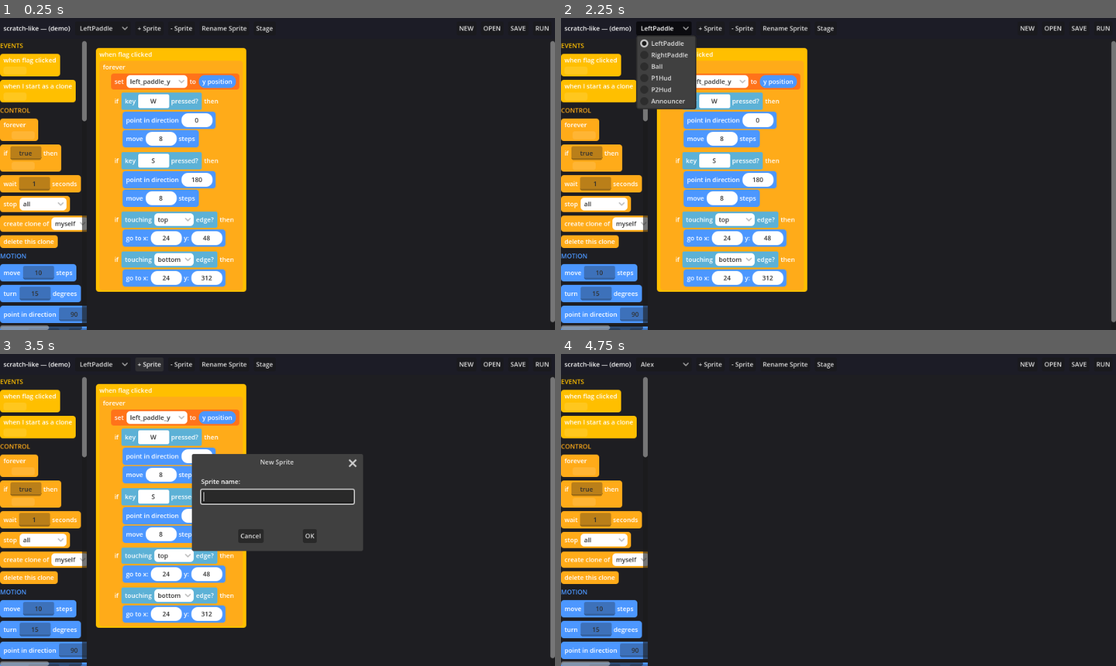
Above: before the commit, frames 1-4 (two rows, left to right).
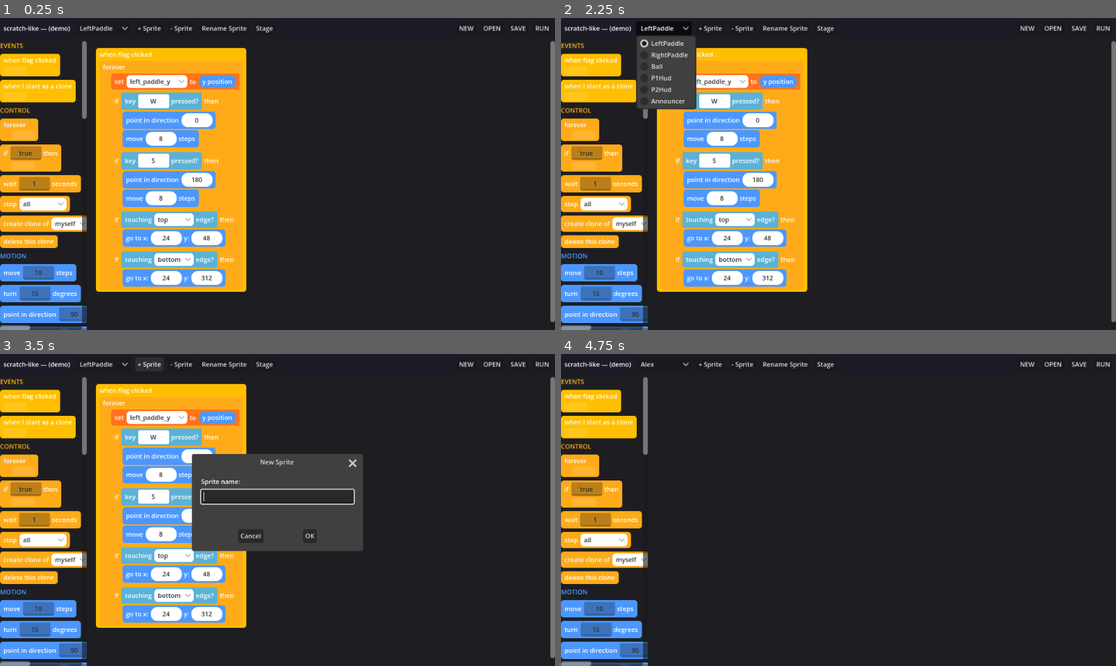
Above: after the commit, the same moments.

Repository: nedink/scratch-like
Game: Godot game, scene res://editor.tscn
The game is run twice, just before and just after one commit, with the same random seed, the same clock (stepped at 60 frames per second) and the same inputs.
Inputs (mouse positions are in pixels of both pictures, inside the frame that each line leads up to):
- Up to frame 1 (0.25 s): no input
- Up to frame 2 (2.25 s): click "NEW" at 0.5 s; click "NEW" at 1.25 s; click "LeftPaddle" at 2 s
- Up to frame 3 (3.5 s): click "+ Sprite" at 2.75 s
- Up to frame 4 (4.75 s): click (838, 497) at 3.52 s; type "Alex" at 3.6 s; click "OK" at 4.25 s

The runs differ from the first frame. In frame 1, less than 0.1% of the frame differs, in the area x 5-16%, y 31-100%; in frame 2, less than 0.1%; in frame 3, less than 0.1%; in frame 4, less than 0.1%.

Commit message:
M41: animation blocks — tween a variable over time (linear / ease-in / ease-out)
Add an `animate {name} to {value} over {seconds} secs {easing}` statement (new
"animation" palette category) that smoothly interpolates a variable from its
current value to a target over a duration. `{name}` is a data-scoped variables
dropdown (the set_var/variable source, so no editor change), `{easing}` a
fixed-choice dropdown.

`_on_animate` is a wait_seconds-style coroutine: snapshots start+target, then
each fixed physics tick writes lerpf(start, target, _ease_fraction(easing, t))
through _set_variable. Blocks the script for the duration and polls the
Stage/_alive flags so a stop unwinds it mid-tween (snaps onto the target only on
completion). Easing: linear t, ease-in t^2, ease-out 1-(1-t)^2.

Pure interpreter.gd + block_view.gd (the M37 camera-block shape) — one opcode,
no block-data-shape change, no editor change.

Co-Authored-By: Claude Opus 4.8 (1M context) <noreply@anthropic.com>

Diff:
--- a/scripts/block_view.gd
+++ b/scripts/block_view.gd
@@ -59,6 +59,7 @@
 	"operators": Color("#59c059"),
 	"custom": Color("#ff6680"),
 	"camera": Color("#0fbd8c"),
+	"animation": Color("#cf63cf"),
 	"unknown": Color("#7f7f7f"),
 }
 
@@ -216,11 +217,20 @@
 	"change_camera": {"category": "camera", "kind": "statement", "template": "change camera by x: {dx} y: {dy}", "defaults": {"dx": 0, "dy": 0}},
 	"camera_follow": {"category": "camera", "kind": "statement", "template": "camera follow {name}", "defaults": {"name": "Ball"}, "data_enums": {"name": "sprites"}},
 	"camera_stop_following": {"category": "camera", "kind": "statement", "template": "camera stop following", "defaults": {}},
+
+	# Animation (M41): smoothly interpolate a variable's value over time. `animate {name} to {value}
+	# over {seconds} secs {easing}` is a single statement that blocks for its duration (like wait /
+	# Scratch glide) while tweening the named variable from its current value to {value}. `{name}` is a
+	# data-scoped dropdown of the project's variables (the set_var/variable "variables" source — no new
+	# resolver), and `{easing}` is a fixed-choice dropdown of the interpolation curves. The interpreter
+	# owns the tween (_on_animate / _ease_fraction); this is a plain {opcode, inputs} statement, so
+	# persistence (M22) and RUN (M10) carry it untouched.
+	"animate": {"category": "animation", "kind": "statement", "template": "animate {name} to {value} over {seconds} secs {easing}", "defaults": {"name": "p1_score", "value": 100, "seconds": 1, "easing": "linear"}, "data_enums": {"name": "variables"}, "enums": {"easing": ["linear", "ease in", "ease out"]}},
 }
 
 ## Category display order for the palette (operators are all reporters, so that group is
 ## empty after filtering and simply produces no chips).
-const PALETTE_CATEGORY_ORDER := ["events", "control", "motion", "looks", "sensing", "variables", "operators", "camera"]
+const PALETTE_CATEGORY_ORDER := ["events", "control", "motion", "animation", "looks", "sensing", "variables", "operators", "camera"]
 
 
 ## A vertical run of blocks (a sprite's whole script, a hat's body, or a C-block's
--- a/scripts/interpreter.gd
+++ b/scripts/interpreter.gd
@@ -96,6 +96,7 @@
 		"wait_seconds": _on_wait_seconds,
 		"set_var": _on_set_var,
 		"change_var": _on_change_var,
+		"animate": _on_animate,
 		"say": _on_say,
 		"stop": _on_stop,
 		"create_clone": _on_create_clone,
@@ -321,6 +322,54 @@
 	_set_variable(name, float(_get_variable(name)) + float(_value(block, "by")))
 
 
+## animate: smoothly interpolate variable `name` from its current value to `value` over `seconds`,
+## one step per physics tick, using the chosen easing curve. Like `wait_seconds` (and Scratch's glide)
+## it **blocks the calling script for the duration** — the blocks after it run only once the animation
+## finishes — and it yields on the fixed physics tick the same way `forever` does, so the script never
+## freezes the engine and the value advances at a constant real rate. The target is snapshotted once at
+## the start (evaluated in the current frame); the start value is the variable's value at that moment.
+## A non-positive duration sets the variable straight to the target. Easing (M41): "linear" (constant
+## rate), "ease in" (slow start), "ease out" (slow end) — see `_ease_fraction`.
+##
+## The eased value rides through `_set_variable`, so it lands wherever the name resolves (local-first,
+## then global) — exactly where a `set` block would write it — and any script reading the variable
+## (e.g. `go to x: (var)`) sees it change each frame. We poll the Stage / `_alive` flags so a
+## `stop "all"` or `stop "this script"` mid-animation unwinds this coroutine within a frame, leaving the
+## variable partway (we only snap it exactly onto the target when we run to completion).
+func _on_animate(block: Dictionary) -> void:
+	var name := String(_value(block, "name"))
+	var target := float(_value(block, "value"))
+	var duration := float(_value(block, "seconds"))
+	var easing := String(block.get("inputs", {}).get("easing", "linear"))
+	var start := float(_get_variable(name))
+	if duration <= 0.0:
+		_set_variable(name, target)
+		return
+	var step := 1.0 / float(Engine.physics_ticks_per_second)
+	var elapsed := 0.0
+	while elapsed < duration and _stage.is_running() and _alive:
+		await _tree.physics_frame
+		elapsed += step
+		var t := clampf(elapsed / duration, 0.0, 1.0)
+		_set_variable(name, lerpf(start, target, _ease_fraction(easing, t)))
+	# Snap exactly onto the target only when we ran to completion (a stop mid-animation leaves it partway).
+	if _stage.is_running() and _alive:
+		_set_variable(name, target)
+
+
+## Map a normalized time `t` ∈ [0, 1] to an eased fraction ∈ [0, 1] (M41). Both eased modes are the
+## standard quadratic curves: "ease in" accelerates from rest (t²), "ease out" decelerates to a stop
+## (1 − (1 − t)²); anything else (incl. "linear") is the identity, a constant rate.
+func _ease_fraction(mode: String, t: float) -> float:
+	match mode:
+		"ease in":
+			return t * t
+		"ease out":
+			return 1.0 - (1.0 - t) * (1.0 - t)
+		_:
+			return t
+
+
 ## stop: end execution.
 ##   * "all" flips the Stage's running flag, which every forever / run-stack
 ##     polls, so every script unwinds within a frame (the game-over freeze).
Not shown, changed: CLAUDE.md
Not shown, changed: HANDOFF.md
